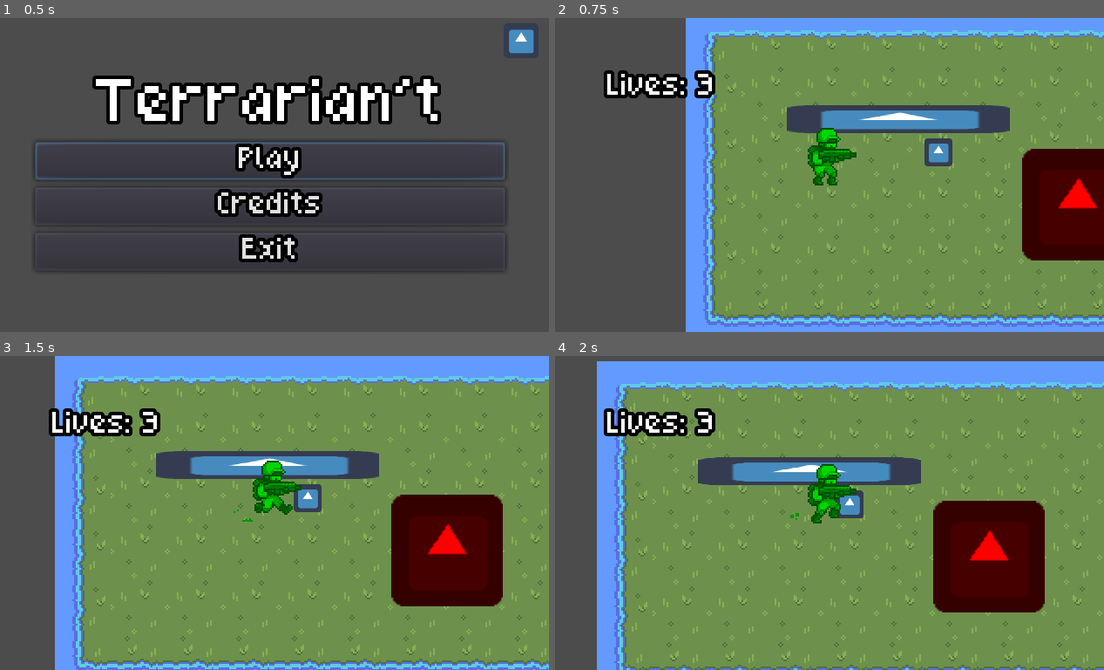
Above: before the commit, frames 1-4 (two rows, left to right).
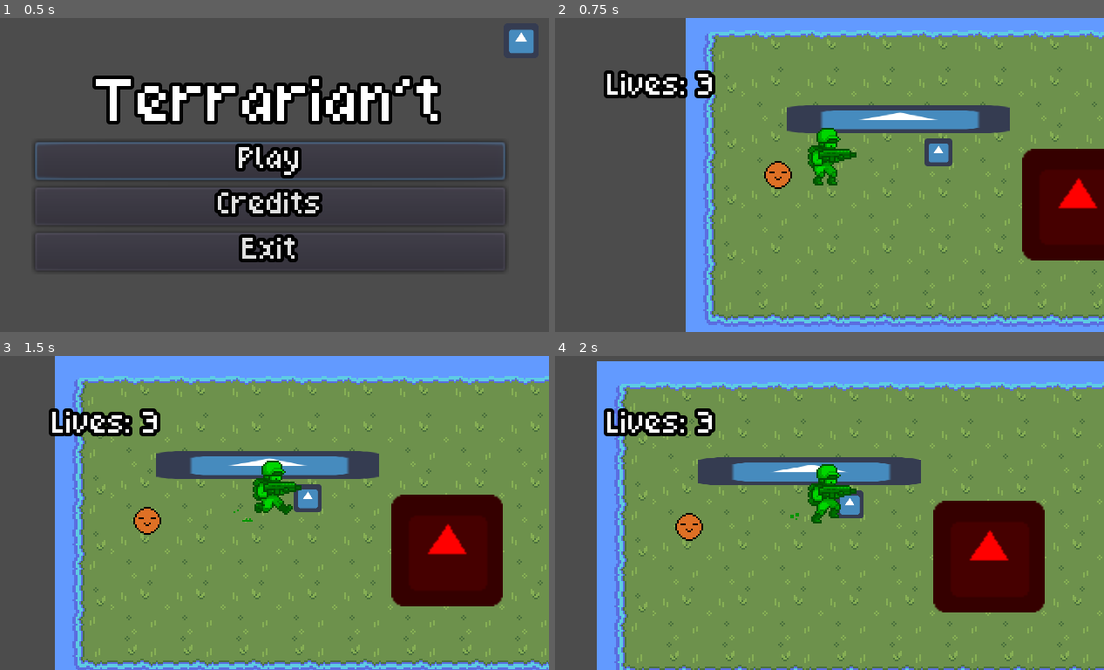
Above: after the commit, the same moments.

Repository: elixs/Terrarian-t
Game: Godot game, scene res://scenes/ui/main_menu.tscn
The game is run twice, just before and just after one commit, with the same random seed, the same clock (stepped at 60 frames per second) and the same inputs. The engine's default icon, where the game draws it, is replaced by a stand-in: a white triangle on a blue panel in a dark square.
Inputs (mouse positions are in pixels of both pictures, inside the frame that each line leads up to):
- Up to frame 1 (0.5 s): no input
- Up to frame 2 (0.75 s): click "Play" at 0.5 s
- Up to frame 3 (1.5 s): move the mouse to (395, 497) at 1.27 s; hold D (move_right) from 1.28 s (still down); right-click (395, 497) at 1.35 s
- Up to frame 4 (2 s): keep holding D (move_right); tap Space (jump) at 1.52 s

Frame 1 is identical in both runs. In frame 2, 0.3% of the frame differs, in the area x 38-44%, y 45-55%; in frame 3, 0.3%; in frame 4, 0.3%.

Commit message:
add a rigid body as ball

Diff:
--- a/project.godot
+++ b/project.godot
@@ -7,6 +7,16 @@
 ;   param=value ; assign values to parameters
 
 config_version=4
+
+_global_script_classes=[ {
+"base": "RigidBody2D",
+"class": "Ball",
+"language": "GDScript",
+"path": "res://scenes/ball.gd"
+} ]
+_global_script_class_icons={
+"Ball": ""
+}
 
 [application]
 
--- /dev/null
+++ b/scenes/ball.gd
@@ -0,0 +1,2 @@
+class_name Ball
+extends RigidBody2D
--- /dev/null
+++ b/scenes/ball.tscn
@@ -0,0 +1,21 @@
+[gd_scene load_steps=5 format=2]
+
+[ext_resource path="res://assets/ball.png" type="Texture" id=1]
+[ext_resource path="res://scenes/ball.gd" type="Script" id=2]
+
+[sub_resource type="PhysicsMaterial" id=2]
+bounce = 0.75
+
+[sub_resource type="CircleShape2D" id=1]
+radius = 8.0
+
+[node name="Ball" type="RigidBody2D"]
+physics_material_override = SubResource( 2 )
+gravity_scale = 0.0
+script = ExtResource( 2 )
+
+[node name="CollisionShape2D" type="CollisionShape2D" parent="."]
+shape = SubResource( 1 )
+
+[node name="Sprite" type="Sprite" parent="."]
+texture = ExtResource( 1 )
--- a/scenes/kevin.gd
+++ b/scenes/kevin.gd
@@ -10,6 +10,7 @@
 var SPEED = 200
 var JUMP_SPEED = 200
 var GRAVITY = 10
+var KICK_IMPULSE = 1
 
 onready var pivot = $Pivot
 onready var anim_player = $AnimationPlayer
@@ -29,11 +30,11 @@
 func _physics_process(delta):
 	# movement
 
-	velocity = move_and_slide(velocity, Vector2.UP)
+	velocity = move_and_slide(velocity, Vector2.ZERO, false, 4, PI/4, false)
 
-	var move_input = Vector2(
-		Input.get_axis("move_left", "move_right"),
-		Input.get_axis("move_up", "move_down")
+	var move_input = Input.get_vector(
+		"move_left", "move_right",
+		"move_up", "move_down"
 	).normalized()
 
 	# velocity.x = lerp(move_input * SPEED, velocity.x, 0.99)
@@ -53,6 +54,13 @@
 		var direction = (get_global_mouse_position() - global_position).normalized()
 		velocity = direction * SPEED * 2
 
+	var last_collision = get_last_slide_collision()
+	if last_collision:
+		var collider = last_collision.collider
+		if collider is Ball:
+			var ball: Ball = collider
+			var normal = last_collision.normal
+			ball.apply_central_impulse(-normal * KICK_IMPULSE * velocity.length())
 
 	for i in get_slide_count():
 		var collision = get_slide_collision(i)
--- a/scenes/level_01.tscn
+++ b/scenes/level_01.tscn
@@ -7,6 +7,7 @@
 [ext_resource path="res://scenes/lebin.tscn" type="PackedScene" id=5]
 [ext_resource path="res://scenes/level_01.gd" type="Script" id=6]
 [ext_resource path="res://assets/music/Crash Landing.mp3" type="AudioStream" id=7]
+[ext_resource path="res://scenes/ball.tscn" type="PackedScene" id=8]
 
 [sub_resource type="ConvexPolygonShape2D" id=3]
 points = PoolVector2Array( 32, 16, 0, 16, 0, 0, 32, 0 )
@@ -228,6 +229,9 @@
 scale = Vector2( 0.25, 0.25 )
 texture = ExtResource( 3 )
 
+[node name="Ball" parent="YSort" instance=ExtResource( 8 )]
+position = Vector2( 53, 95 )
+
 [node name="Bullet" parent="." instance=ExtResource( 4 )]
 position = Vector2( 19, 12 )
 rotation = 0.320196
Binary file added: assets/ball.png
Not shown, added: assets/ball.png.import
Not shown: 1 places in scenes/level_01.tscn that only renumber resources
